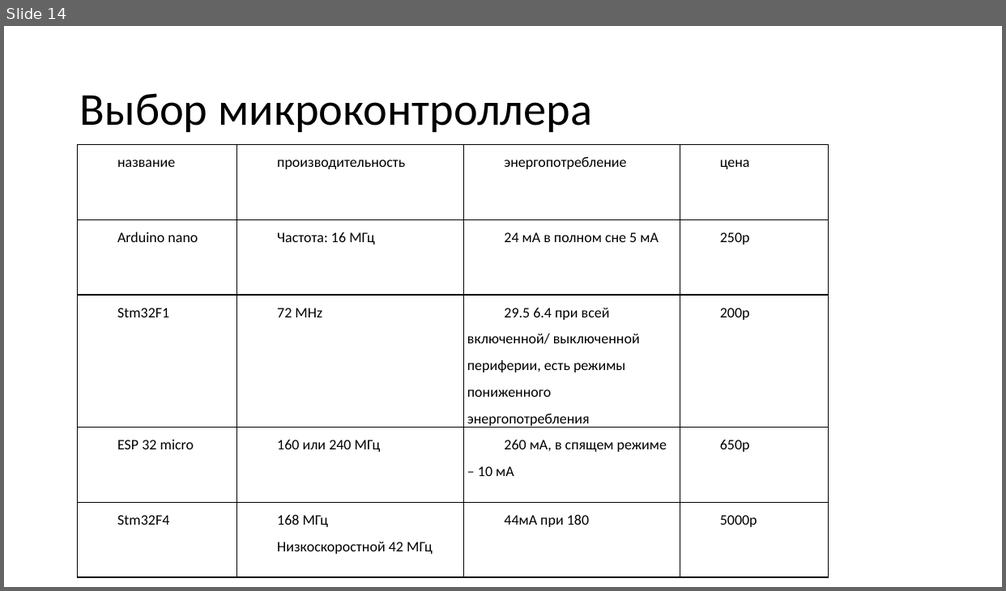
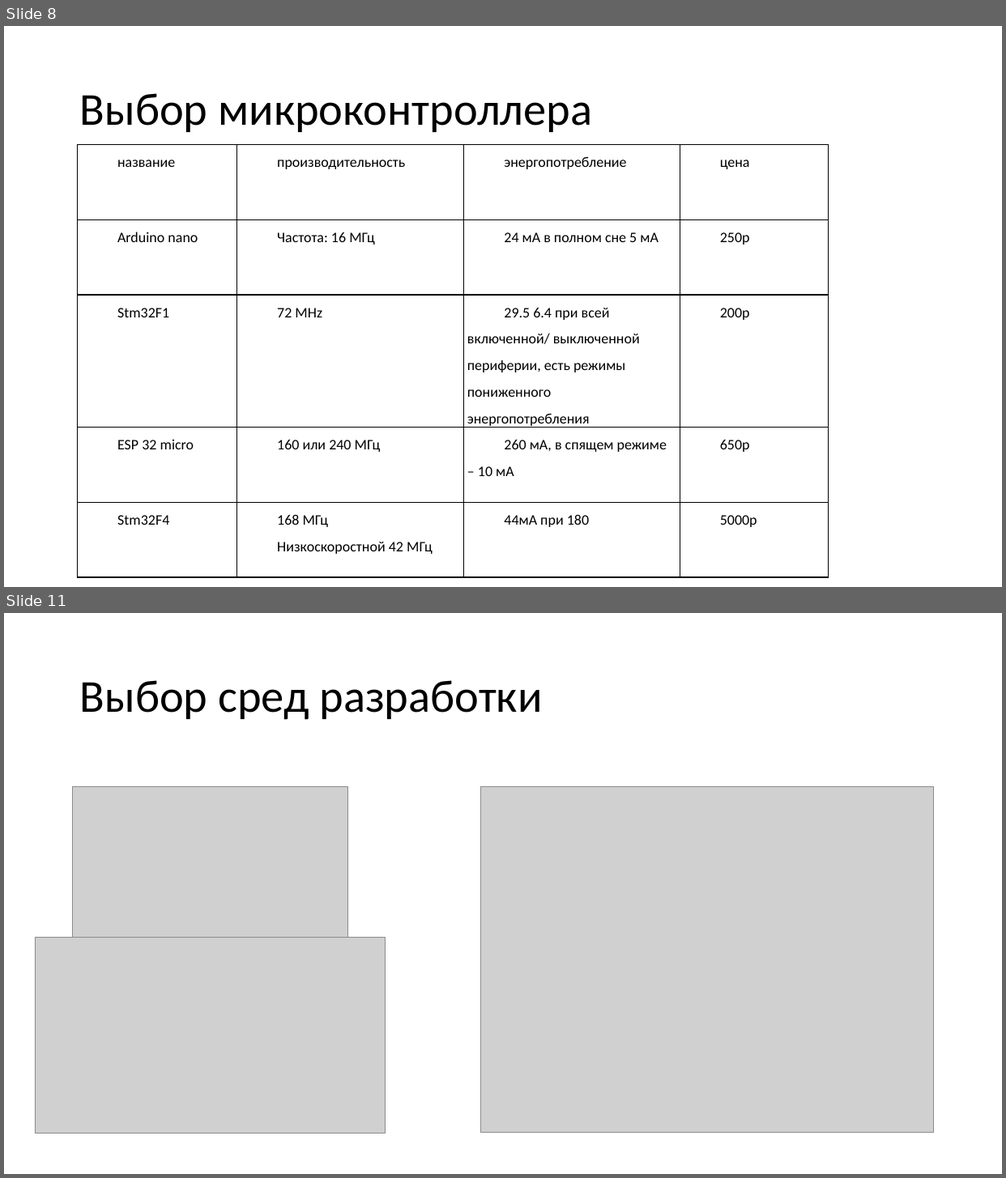
Before and after one commit to pepellsd/diplom, a slide deck: presentation.pptx. Shown one above the other, each under a label of ours: slide 14 before the commit, slides 8 and 11 after it; the slides between them are not shown. The pictures are 1006x591 and 1006x1178 pixels, drawn with LibreOffice and Linux fonts; fonts in the diff are those of the drawing; grey boxes stand for pictures. Boxes give left, top, right and bottom in pixels: in the first picture for what was removed or moved away, otherwise in the second. Text is boxed around its words. In the diff, an @@ line names an element or a change of style, - is before the commit and + after.

```diff
--- a/presentation.pptx
+++ b/presentation.pptx
@@ slide 11 added at (4, 613, 1002, 1174), background #FFFFFF @@
@@ title added at (80, 680, 542, 720), 44 pt, text #000000 @@
+Выбор сред разработки
@@ picture added at (73, 786, 347, 937) @@
@@ picture added at (481, 786, 934, 1132) @@
@@ picture added at (36, 937, 386, 1134) @@
@@ what was slide 14 is now slide 8 @@
```
Also in this commit, not shown: 3 slides changed, 5 other slides added, 4 slides removed, 9 other files.
